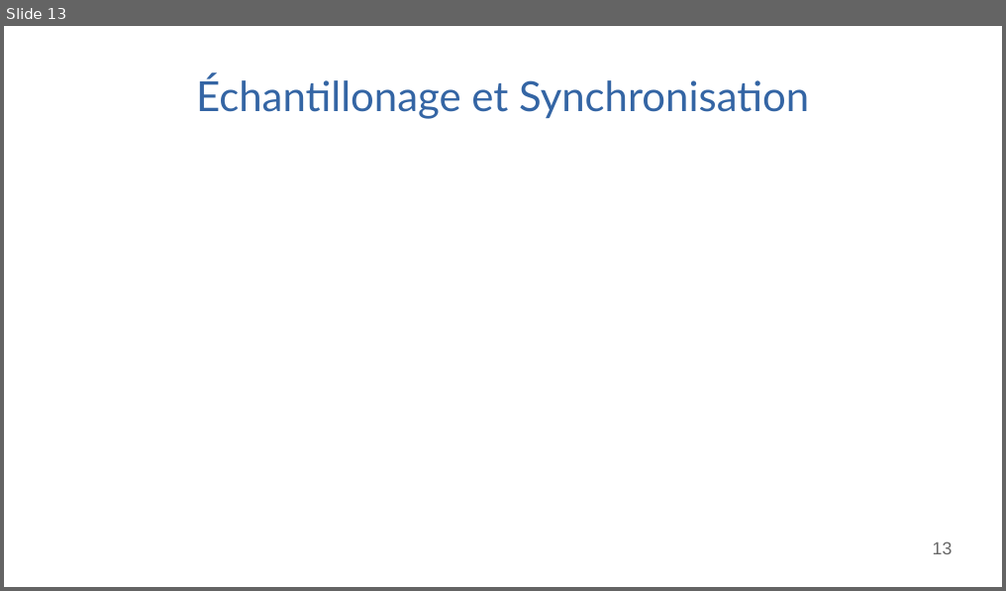
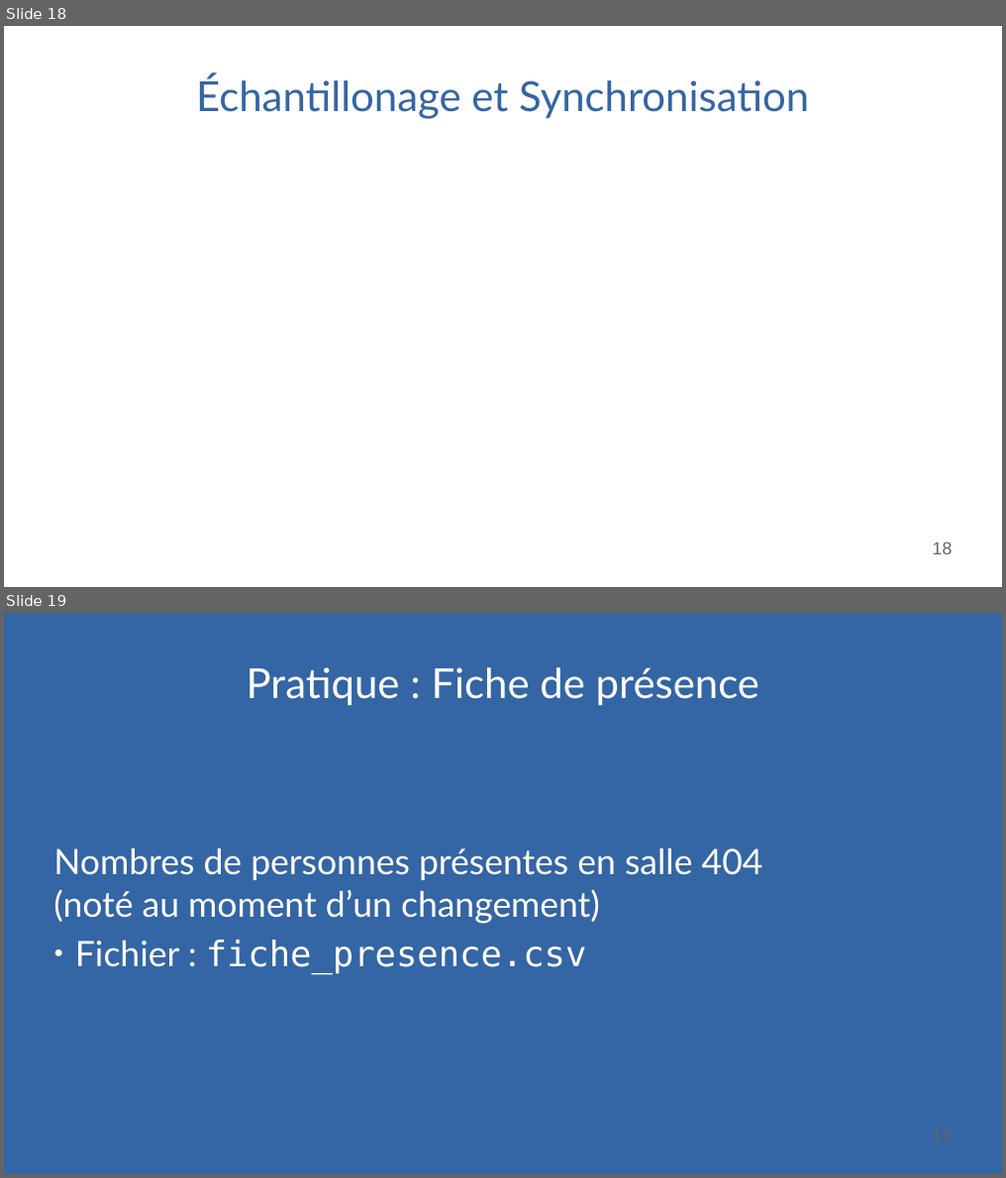
Before and after one commit to pierre-haessig/matlab-data-course, a slide deck: BE Data diapos.odp. Shown one above the other, each under a label of ours: slide 13 before the commit, slides 18 and 19 after it. The pictures are 1006x591 and 1006x1178 pixels, drawn with LibreOffice and Linux fonts; fonts in the diff are those of the drawing. Boxes give left, top, right and bottom in pixels: in the first picture for what was removed or moved away, otherwise in the second. Text is boxed around its words. In the diff, an @@ line names an element or a change of style, - is before the commit and + after.

```diff
--- a/BE Data diapos.odp
+++ b/BE Data diapos.odp
@@ slide 19 added at (4, 613, 1002, 1174), background #3465A4 @@
@@ title added at (247, 667, 759, 705), 33 pt, text #FFFFFF @@
+Pratique : Fiche de présence
@@ subtitle added at (54, 849, 763, 974), 28 pt, text #FFFFFF @@
+Nombres de personnes présentes en salle 404
+(noté au moment d’un changement)
+● Fichier : fiche_presence.csv
@@ what was slide 13 is now slide 18 @@
@@ page number at (933, 542, 952, 555): text changed @@
-13
+18
```
Also in this commit, not shown: 7 slides changed, 9 other slides added, 6 slides removed, 5 other files.
